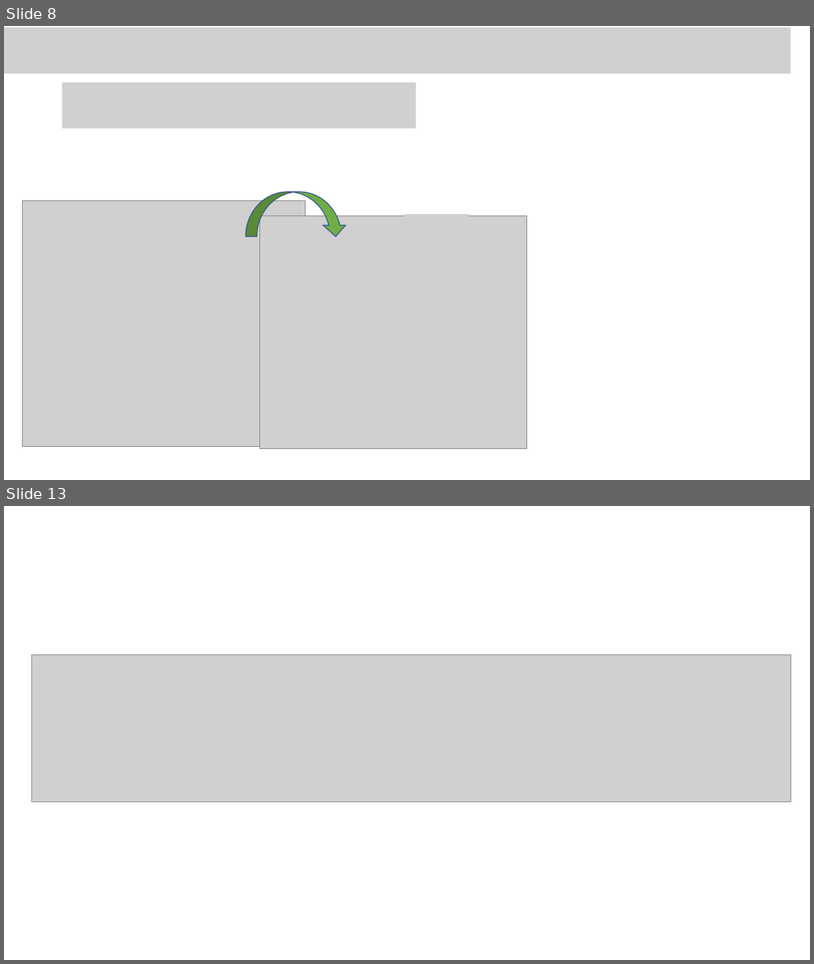
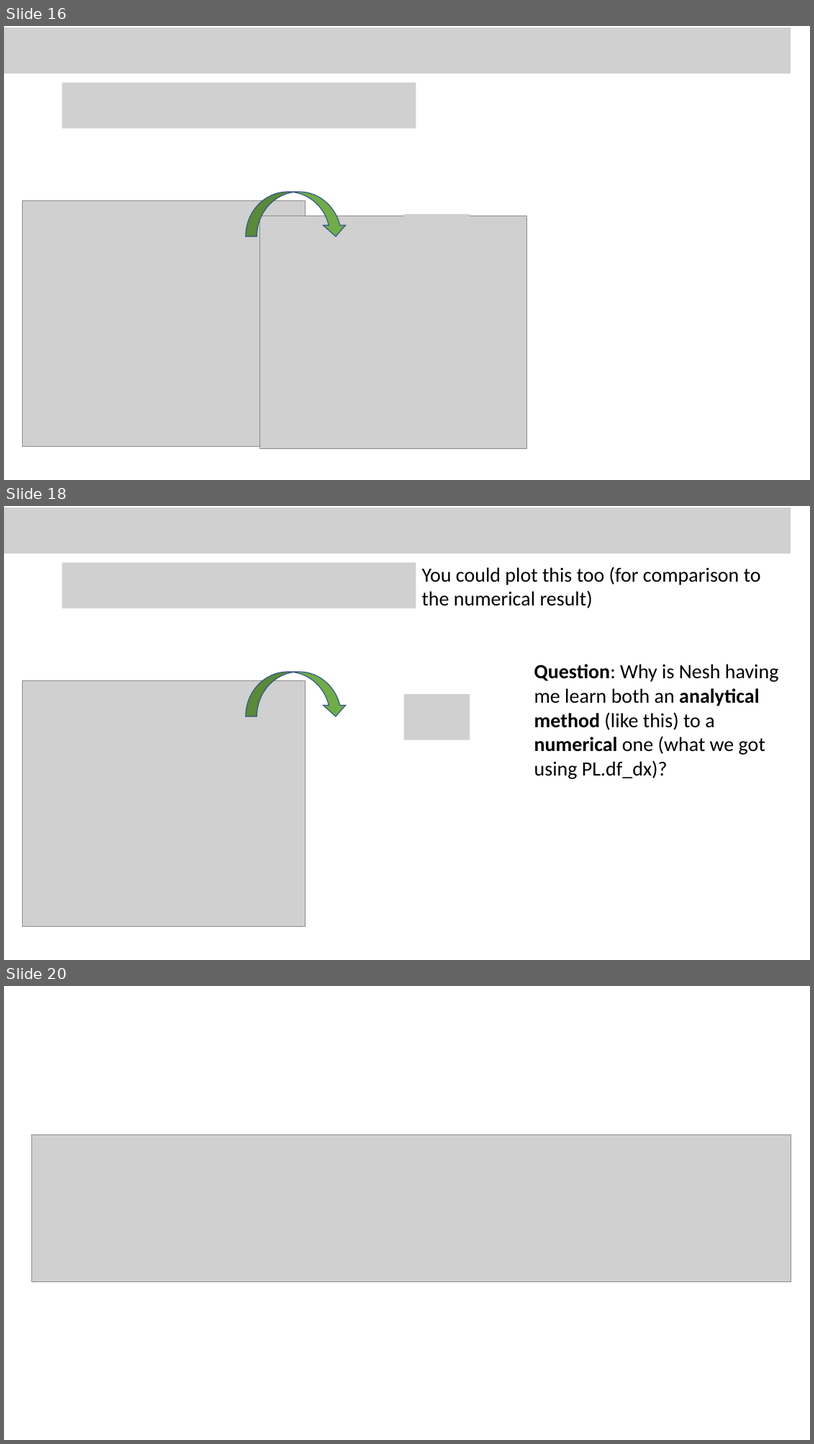
Before and after one commit to sneshyba/pypchem, a slide deck: Thermo 2022 (Neshyba)/Lectures/Week 2 - Thermodynamic surfaces/Week 2.3 Thermodynamic surfaces.pptx. Shown one above the other, each under a label of ours: slides 8 and 13 before the commit, slides 16, 18 and 20 after it; the slides between them are not shown. The pictures are 814x964 and 814x1444 pixels, drawn with LibreOffice and Linux fonts; fonts in the diff are those of the drawing; grey boxes stand for pictures. Boxes give left, top, right and bottom in pixels: in the first picture for what was removed or moved away, otherwise in the second. Text is boxed around its words. In the diff, an @@ line names an element or a change of style, - is before the commit and + after.

```diff
--- a/Thermo 2022 (Neshyba)/Lectures/Week 2 - Thermodynamic surfaces/Week 2.3 Thermodynamic surfaces.pptx
+++ b/Thermo 2022 (Neshyba)/Lectures/Week 2 - Thermodynamic surfaces/Week 2.3 Thermodynamic surfaces.pptx
@@ slide 18 added at <box>4,506,810,960</box>, background #FFFFFF @@
@@ picture added at <box>4,508,791,554</box> @@
@@ picture added at <box>62,562,416,608</box> @@
@@ text added at <box>422,566,761,608</box>, 24 pt, text #000000 @@
+You could plot this too (for comparison to the numerical result)
@@ curved left arrow added at <box>247,672,347,716</box>, fill #70AD47, outline #325491 1 pt @@
@@ text added at <box>535,664,779,779</box>, 24 pt, text #000000 @@
+Question: Why is Nesh having me learn both an analytical method (like this) to a numerical one (what we got using PL.df_dx)?
@@ picture added at <box>23,680,305,926</box> @@
@@ picture added at <box>404,694,470,740</box> @@
@@ picture added at <box>105,744,186,775</box> @@
@@ what was slide 8 is now slide 16 @@
@@ what was slide 13 is now slide 20 @@
```
Also in this commit, not shown: 5 slides changed, 12 other slides added, 6 slides removed, 17 other files.
